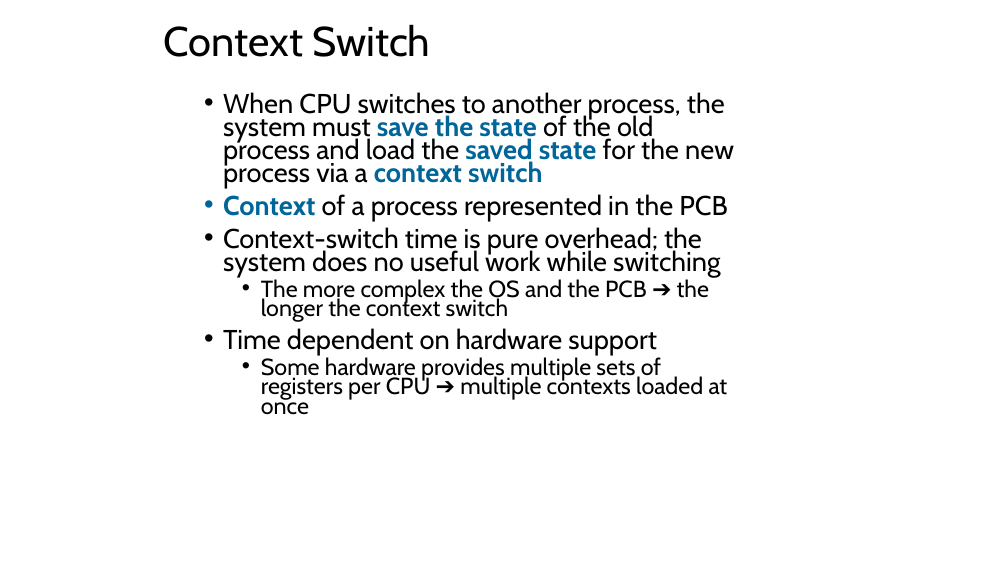
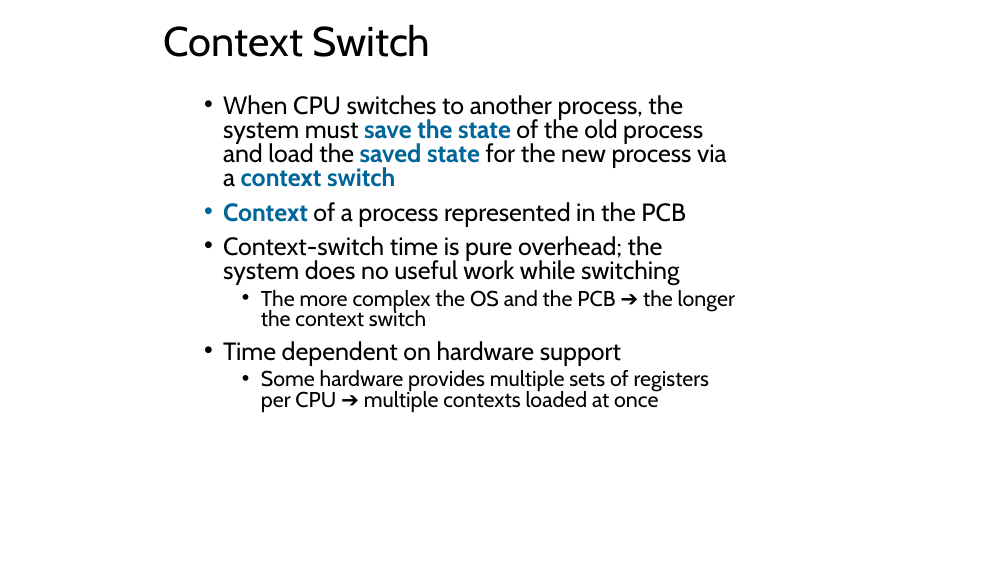
Before and after one commit to 2ViShAlv1/Operating_System, a slide deck: slide 17 of PPT/Process-mgmt-1.pptx. Drawn at 1008x567 pixels with LibreOffice and Linux fonts; fonts in the diff are those of the drawing. Boxes give left, top, right and bottom in pixels: in the first picture for what was removed or moved away, otherwise in the second. Text is boxed around its words. In the diff, an @@ line names an element or a change of style, - is before the commit and + after.

```diff
--- a/PPT/Process-mgmt-1.pptx
+++ b/PPT/Process-mgmt-1.pptx
@@ text "When CPU switches to another ..." at bbox=[223, 95, 735, 413]: size 25.9 to 23.8 pt in "When CPU switches to another process, the ...", "Context of a process represented in the ...", "Context-switch time is pure overhead; the system ...", "Time dependent on hardware support"; size 22.2 to 20.4 pt in "The more complex the OS and the ...", "Some hardware provides multiple sets of registers ..."; line spacing 0.7 to 0.8 @@
```
Also in this commit, not shown: 4 other slides changed, 5 other files.
